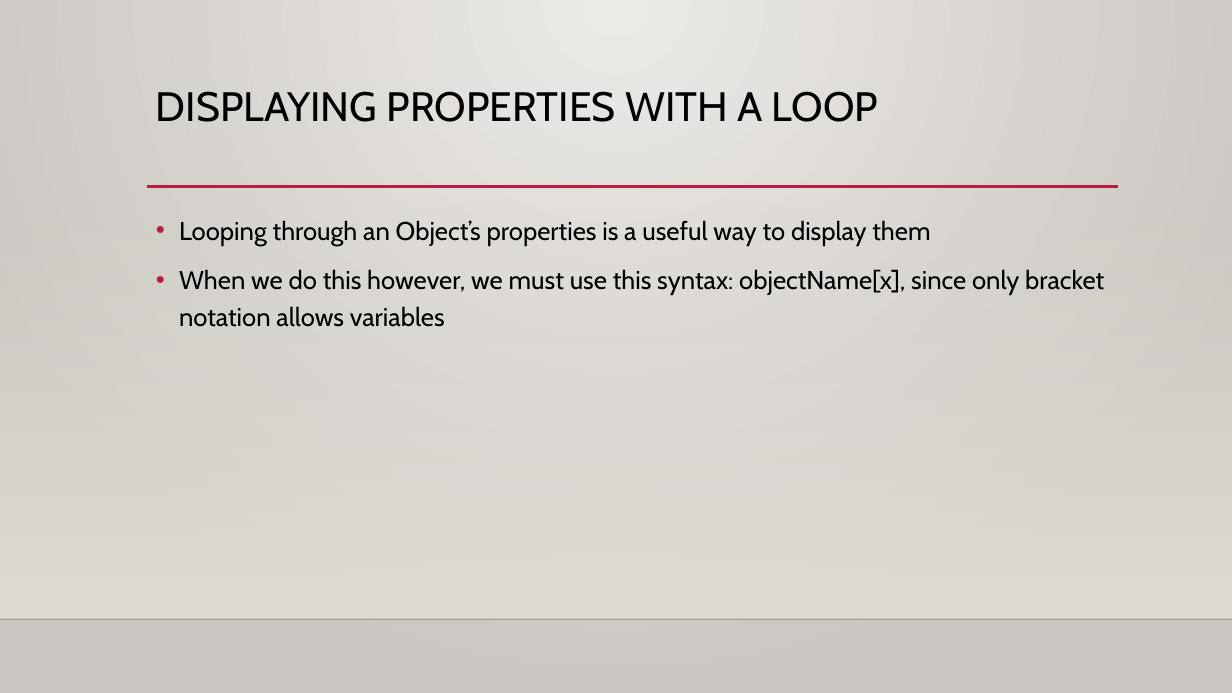
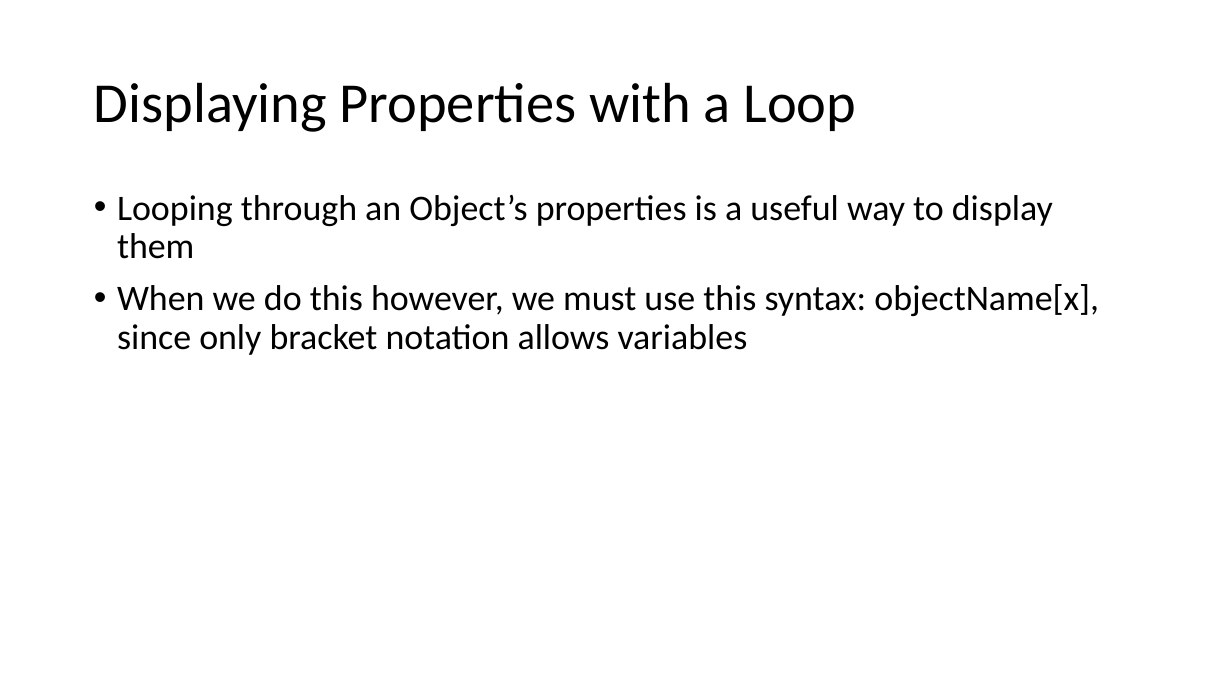
Before and after one commit to YWCANWIL-TechLab/Module11-Objects, a slide deck: slide 26 of slides/Module 11 - Objects.pptx. Drawn at 1232x693 pixels with LibreOffice and Linux fonts; fonts in the diff are those of the drawing; background and template pictures are left out. Boxes give left, top, right and bottom in pixels: in the first picture for what was removed or moved away, otherwise in the second. Text is boxed around its words. In the diff, an @@ line names an element or a change of style, - is before the commit and + after.

```diff
--- a/slides/Module 11 - Objects.pptx
+++ b/slides/Module 11 - Objects.pptx
@@ background gradient #ECEAE7 to #CAC7C1 to #FFFFFF @@
@@ title "Displaying Properties with a Loop" at (94,82,856,132): vertical alignment top to middle @@
@@ title at (94,82,856,132): text changed; size 32 to 44 pt; font Cabin to Calibri @@
-DISPLAYING PROPERTIES WITH A LOOP
+Displaying Properties with a Loop
@@ rectangle removed at (0,204,1232,619) @@
@@ text "Looping through an Object’s properties ...": place and size @@
-text "Looping through an Object’s properties ..." at (179,220,1104,327)
+text "Looping through an Object’s properties ..." at (117,195,1099,355)
@@ text "Looping through an Object’s properties ..." at (117,195,1099,355): size 20 to 28 pt, font Cabin to Calibri; line spacing 1.2 to 0.9 @@
@@ line removed from (147, 187) to (1118, 187) @@
@@ line removed from (0, 619) to (1232, 619) @@
```
Also in this commit, not shown: 43 other slides changed, 8 other files.
